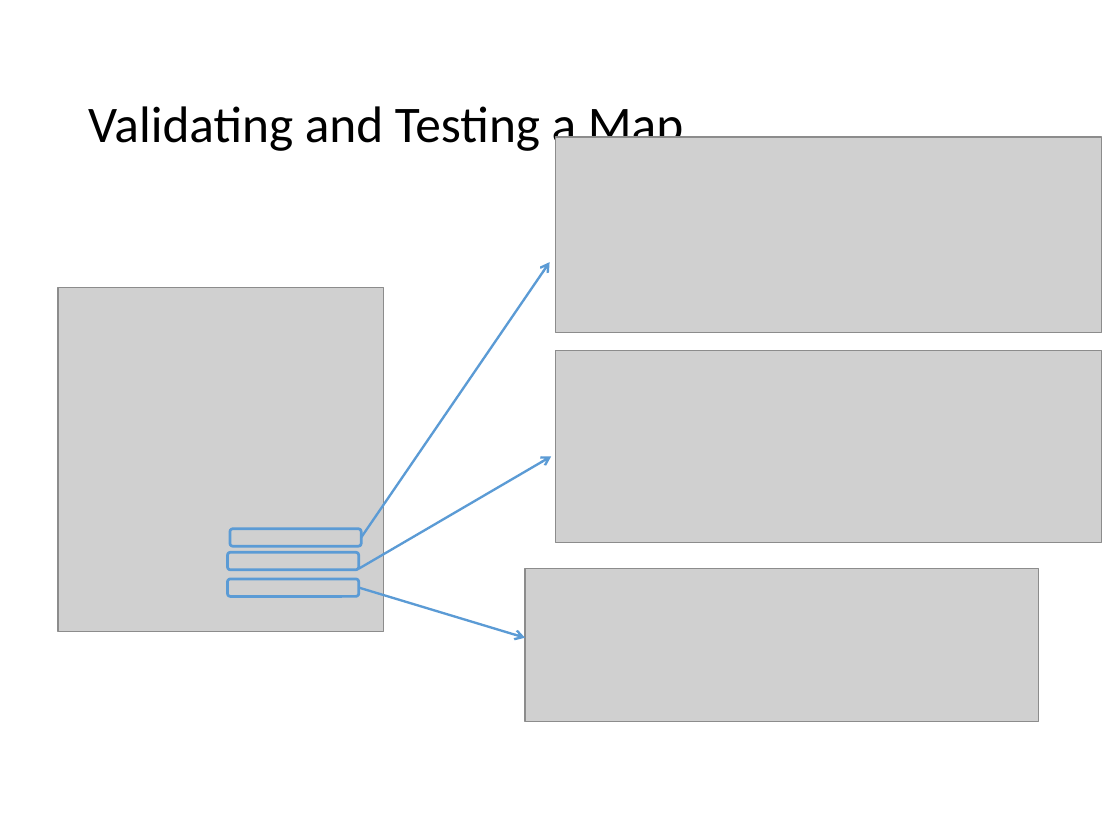
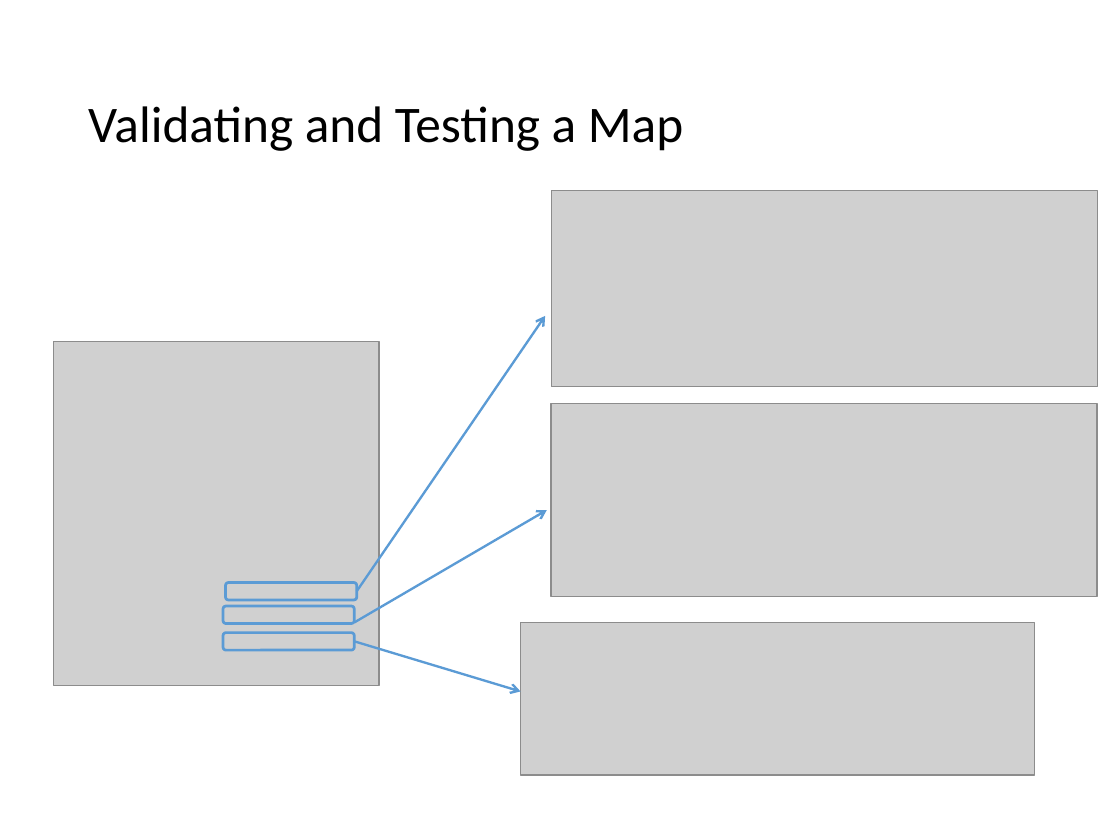
Before and after one commit to wmmihaa/BizTalk-Server---Developing-Integration-Solutions, a slide deck: slide 6 of Slides/Module 3 - Maps.pptx. Drawn at 1120x840 pixels with LibreOffice and Linux fonts; fonts in the diff are those of the drawing; grey boxes stand for pictures. Boxes give left, top, right and bottom in pixels: in the first picture for what was removed or moved away, otherwise in the second. Text is boxed around its words. In the diff, an @@ line names an element or a change of style, - is before the commit and + after.

```diff
--- a/Slides/Module 3 - Maps.pptx
+++ b/Slides/Module 3 - Maps.pptx
@@ 4 pictures, 3 arrows, 3 rounded rectangles: place and size @@
-4 pictures, 3 arrows, 3 rounded rectangles at bbox=[58, 137, 1102, 721]
+4 pictures, 3 arrows, 3 rounded rectangles at bbox=[54, 190, 1098, 775]
```
Also in this commit, not shown: 4 other slides changed.
